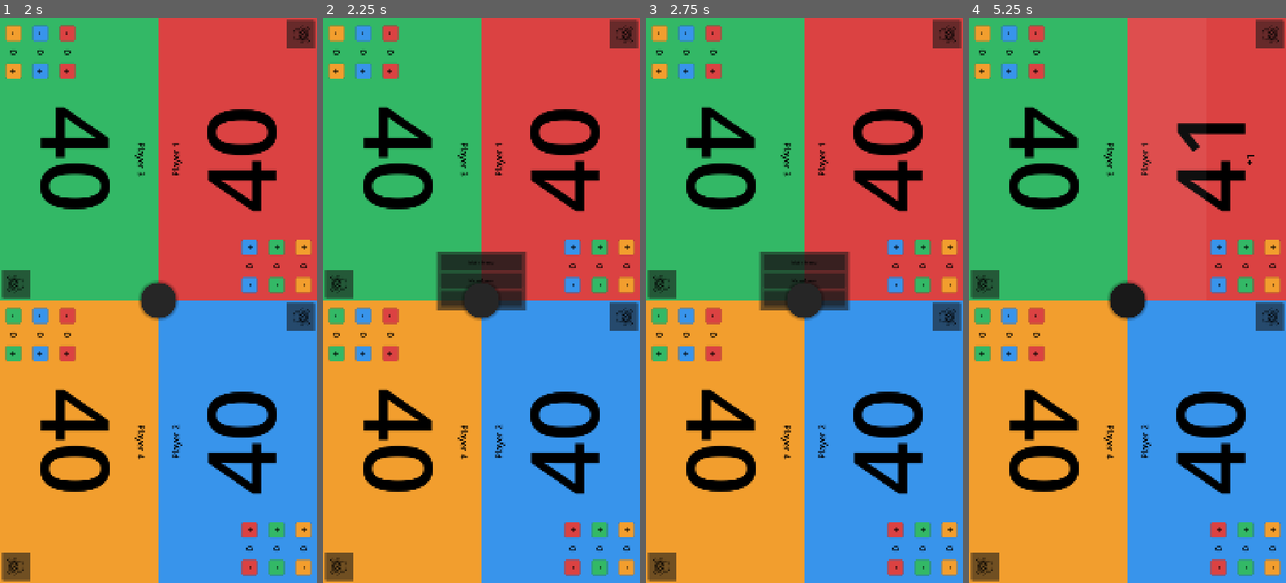
Above: before the commit, frames 1-4 (left to right).
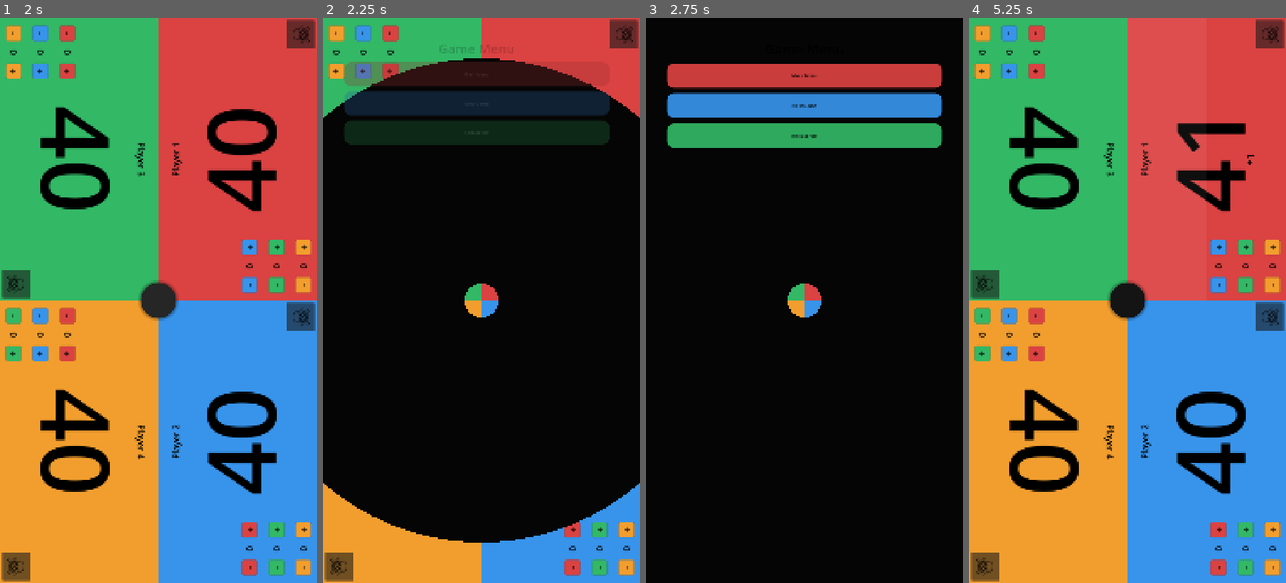
Above: after the commit, the same moments.

Repository: Ripley-426/commander-tracker
Game: Godot game, scene res://scenes/features/main_menu/main_menu.tscn
Same seed, same stepped clock (60 frames per second), same inputs: the game is played once before the commit and once after it.
Inputs (mouse positions are in pixels of both pictures, inside the frame that each line leads up to):
- Up to frame 1 (2 s): click "New Game" at 0.5 s; click "Start Game" at 1.25 s
- Up to frame 2 (2.25 s): click (481, 300) at 2 s
- Up to frame 3 (2.75 s): no input
- Up to frame 4 (5.25 s): click "Main Menu" at 2.75 s; click "New Game" at 3.5 s; click "Start Game" at 4.25 s; click (1168, 159) at 5.02 s

Frame 1 is identical in both runs. In frame 2, 74% of the frame differs, in the area x 0-100%, y 4-93%; in frame 3, 92%, in the area x 0-100%, y 0-100%; in frame 4, less than 0.1%.

Commit message:
Refactor tracker menu with reversible circular reveal

Diff:
--- a/scenes/features/life_tracker/components/menu/tracker_menu_overlay.tscn
+++ b/scenes/features/life_tracker/components/menu/tracker_menu_overlay.tscn
@@ -1,6 +1,7 @@
-[gd_scene load_steps=2 format=3]
+[gd_scene load_steps=3 format=3]
 
 [ext_resource type="Script" path="res://scripts/features/life_tracker/components/menu/tracker_menu_overlay.gd" id="1_overlay"]
+[ext_resource type="Script" path="res://scripts/features/life_tracker/components/menu/circular_reveal_layer.gd" id="2_reveal"]
 
 [node name="TrackerMenuOverlay" type="Control"]
 layout_mode = 1
@@ -22,43 +23,78 @@
 mouse_filter = 2
 z_index = 20
 
-[node name="MenuPanel" type="PanelContainer" parent="."]
+[node name="RevealLayer" type="Control" parent="."]
 visible = false
+layout_mode = 1
+anchors_preset = 15
+anchor_right = 1.0
+anchor_bottom = 1.0
+grow_horizontal = 2
+grow_vertical = 2
+mouse_filter = 2
+z_index = 25
+script = ExtResource("2_reveal")
+
+[node name="MenuPanel" type="Control" parent="."]
+visible = false
+layout_mode = 1
+anchors_preset = 15
+anchor_right = 1.0
+anchor_bottom = 1.0
+grow_horizontal = 2
+grow_vertical = 2
+mouse_filter = 2
+modulate = Color(1, 1, 1, 0)
+z_index = 30
+
+[node name="MenuPanelMargin" type="MarginContainer" parent="MenuPanel"]
+layout_mode = 1
+anchors_preset = 15
+anchor_right = 1.0
+anchor_bottom = 1.0
+grow_horizontal = 2
+grow_vertical = 2
+mouse_filter = 2
+theme_override_constants/margin_left = 72
+theme_override_constants/margin_top = 72
+theme_override_constants/margin_right = 72
+theme_override_constants/margin_bottom = 72
+
+[node name="MenuActions" type="VBoxContainer" parent="MenuPanel/MenuPanelMargin"]
 layout_mode = 1
 anchors_preset = 8
 anchor_left = 0.5
 anchor_top = 0.5
 anchor_right = 0.5
 anchor_bottom = 0.5
-offset_left = -152.0
-offset_top = -168.0
-offset_right = 152.0
-offset_bottom = 36.0
-z_index = 30
+offset_left = -240.0
+offset_top = -244.0
+offset_right = 240.0
+offset_bottom = 244.0
+grow_horizontal = 2
+grow_vertical = 2
+mouse_filter = 2
+theme_override_constants/separation = 18
 
-[node name="MenuPanelMargin" type="MarginContainer" parent="MenuPanel"]
+[node name="MenuTitle" type="Label" parent="MenuPanel/MenuPanelMargin/MenuActions"]
+custom_minimum_size = Vector2(420, 56)
 layout_mode = 2
-theme_override_constants/margin_left = 12
-theme_override_constants/margin_top = 12
-theme_override_constants/margin_right = 12
-theme_override_constants/margin_bottom = 12
-
-[node name="MenuActions" type="VBoxContainer" parent="MenuPanel/MenuPanelMargin"]
-layout_mode = 2
-theme_override_constants/separation = 10
+theme_override_font_sizes/font_size = 46
+horizontal_alignment = 1
+text = "Game Menu"
 
 [node name="MainMenuActionButton" type="Button" parent="MenuPanel/MenuPanelMargin/MenuActions"]
-custom_minimum_size = Vector2(270, 52)
+custom_minimum_size = Vector2(420, 84)
 layout_mode = 2
 text = "Main Menu"
 
 [node name="NewGameActionButton" type="Button" parent="MenuPanel/MenuPanelMargin/MenuActions"]
-custom_minimum_size = Vector2(270, 52)
+custom_minimum_size = Vector2(420, 84)
 layout_mode = 2
 text = "New Game"
 
 [node name="RollStarterActionButton" type="Button" parent="MenuPanel/MenuPanelMargin/MenuActions"]
-custom_minimum_size = Vector2(270, 52)
+custom_minimum_size = Vector2(420, 84)
 layout_mode = 2
 text = "Roll Starter"
 
--- /dev/null
+++ b/scripts/features/life_tracker/components/menu/circular_reveal_layer.gd
@@ -0,0 +1,45 @@
+extends Control
+
+var reveal_progress: float = 0.0
+var reveal_center: Vector2 = Vector2.ZERO
+var reveal_color: Color = Color(0.02, 0.02, 0.02, 1.0)
+var hole_radius: float = 0.0
+
+func set_reveal(progress: float, center: Vector2, p_hole_radius: float = 0.0) -> void:
+	reveal_progress = clampf(progress, 0.0, 1.0)
+	reveal_center = center
+	hole_radius = max(p_hole_radius, 0.0)
+	queue_redraw()
+
+func _draw() -> void:
+	if reveal_progress <= 0.0:
+		return
+	var max_radius: float = _get_cover_radius(reveal_center)
+	var radius: float = max_radius * reveal_progress
+	_draw_ring(reveal_center, radius, hole_radius, reveal_color)
+
+func _get_cover_radius(center: Vector2) -> float:
+	var corners: Array[Vector2] = [
+		Vector2(0.0, 0.0),
+		Vector2(size.x, 0.0),
+		Vector2(0.0, size.y),
+		Vector2(size.x, size.y)
+	]
+	var max_distance: float = 0.0
+	for corner: Vector2 in corners:
+		max_distance = max(max_distance, center.distance_to(corner))
+	return max_distance
+
+func _draw_ring(center: Vector2, outer_radius: float, inner_radius: float, color: Color) -> void:
+	if outer_radius <= inner_radius:
+		return
+	var segment_count: int = 80
+	for i: int in range(segment_count):
+		var angle_a: float = TAU * (float(i) / float(segment_count))
+		var angle_b: float = TAU * (float(i + 1) / float(segment_count))
+		var outer_a: Vector2 = center + Vector2(cos(angle_a), sin(angle_a)) * outer_radius
+		var outer_b: Vector2 = center + Vector2(cos(angle_b), sin(angle_b)) * outer_radius
+		var inner_a: Vector2 = center + Vector2(cos(angle_a), sin(angle_a)) * inner_radius
+		var inner_b: Vector2 = center + Vector2(cos(angle_b), sin(angle_b)) * inner_radius
+		draw_colored_polygon(PackedVector2Array([inner_a, outer_a, outer_b]), color)
+		draw_colored_polygon(PackedVector2Array([inner_a, outer_b, inner_b]), color)
--- a/scripts/features/life_tracker/components/menu/tracker_menu_overlay.gd
+++ b/scripts/features/life_tracker/components/menu/tracker_menu_overlay.gd
@@ -5,14 +5,33 @@
 signal starter_roll_requested()
 signal menu_opened_changed(is_open: bool)
 
+enum MenuState {
+	CLOSED,
+	OPENING,
+	OPEN,
+	CLOSING
+}
+
+const TRANSITION_DURATION_SEC: float = 0.5
+
 @onready var input_blocker: Control = $InputBlocker
+@onready var reveal_layer: Control = $RevealLayer
 @onready var menu_panel: Control = $MenuPanel
+@onready var menu_actions: VBoxContainer = $MenuPanel/MenuPanelMargin/MenuActions
+@onready var menu_title: Label = $MenuPanel/MenuPanelMargin/MenuActions/MenuTitle
 @onready var menu_button: Button = $MenuButton
 @onready var main_menu_action_button: Button = $MenuPanel/MenuPanelMargin/MenuActions/MainMenuActionButton
 @onready var new_game_action_button: Button = $MenuPanel/MenuPanelMargin/MenuActions/NewGameActionButton
 @onready var roll_starter_action_button: Button = $MenuPanel/MenuPanelMargin/MenuActions/RollStarterActionButton
 
 var is_menu_open: bool = false
+var state: MenuState = MenuState.CLOSED
+var transition_progress: float = 0.0
+var transition_target: float = 0.0
+var menu_button_black_style: StyleBoxFlat = StyleBoxFlat.new()
+var menu_button_black_hover_style: StyleBoxFlat = StyleBoxFlat.new()
+var menu_button_black_pressed_style: StyleBoxFlat = StyleBoxFlat.new()
+var menu_button_clear_style: StyleBoxFlat = StyleBoxFlat.new()
 
 func _ready() -> void:
 	menu_button.pressed.connect(_on_menu_toggle_pressed)
@@ -20,54 +39,215 @@
 	new_game_action_button.pressed.connect(_on_new_game_action_pressed)
 	roll_starter_action_button.pressed.connect(_on_roll_starter_action_pressed)
 	_apply_menu_button_style()
-	set_menu_open(false)
+	_apply_menu_action_styles()
+	set_process(false)
+	set_menu_open(false)
+
+func _process(delta: float) -> void:
+	if is_equal_approx(transition_progress, transition_target):
+		_finish_transition()
+		return
+
+	var direction: float = 1.0 if transition_target > transition_progress else -1.0
+	transition_progress += direction * (delta / TRANSITION_DURATION_SEC)
+	if direction > 0.0:
+		transition_progress = min(transition_progress, transition_target)
+	else:
+		transition_progress = max(transition_progress, transition_target)
+	_apply_transition_visuals()
+
+	if is_equal_approx(transition_progress, transition_target):
+		_finish_transition()
 
 func set_menu_open(open: bool) -> void:
-	if is_menu_open == open:
-		return
-	is_menu_open = open
-	menu_panel.visible = open
-	input_blocker.mouse_filter = Control.MOUSE_FILTER_STOP if open else Control.MOUSE_FILTER_IGNORE
-	menu_opened_changed.emit(is_menu_open)
+	transition_target = 1.0 if open else 0.0
+	transition_progress = transition_target
+	_apply_transition_visuals()
+	if open:
+		_finalize_open()
+	else:
+		_finalize_closed()
 
 func close_menu() -> void:
 	set_menu_open(false)
 
+func set_menu_colors(colors: Array[Color]) -> void:
+	# Intentionally unused; center button is transparent and reveals real board colors.
+	if colors.size() >= 0:
+		pass
+
 func _on_menu_toggle_pressed() -> void:
-	set_menu_open(not is_menu_open)
+	if state == MenuState.OPEN or state == MenuState.OPENING:
+		_start_transition_to(false)
+		return
+	_start_transition_to(true)
 
 func _on_main_menu_action_pressed() -> void:
+	if _is_transitioning():
+		return
 	set_menu_open(false)
 	main_menu_requested.emit()
 
 func _on_new_game_action_pressed() -> void:
+	if _is_transitioning():
+		return
 	set_menu_open(false)
 	new_game_requested.emit()
 
 func _on_roll_starter_action_pressed() -> void:
+	if _is_transitioning():
+		return
 	set_menu_open(false)
 	starter_roll_requested.emit()
+
+func _start_transition_to(open: bool) -> void:
+	transition_target = 1.0 if open else 0.0
+	state = MenuState.OPENING if open else MenuState.CLOSING
+	menu_panel.visible = true
+	reveal_layer.visible = true
+	_set_menu_button_transparent(true)
+	input_blocker.mouse_filter = Control.MOUSE_FILTER_STOP
+	_set_menu_actions_enabled(false)
+	set_process(true)
+	_apply_transition_visuals()
+
+func _finish_transition() -> void:
+	if transition_target >= 1.0:
+		_finalize_open()
+		return
+	_finalize_closed()
+
+func _finalize_open() -> void:
+	set_process(false)
+	state = MenuState.OPEN
+	is_menu_open = true
+	menu_panel.visible = true
+	reveal_layer.visible = true
+	_set_menu_button_transparent(true)
+	input_blocker.mouse_filter = Control.MOUSE_FILTER_STOP
+	_set_menu_actions_enabled(true)
+	menu_opened_changed.emit(true)
+
+func _finalize_closed() -> void:
+	set_process(false)
+	state = MenuState.CLOSED
+	is_menu_open = false
+	menu_panel.visible = false
+	reveal_layer.visible = false
+	_set_menu_button_transparent(false)
+	input_blocker.mouse_filter = Control.MOUSE_FILTER_IGNORE
+	_set_menu_actions_enabled(false)
+	menu_opened_changed.emit(false)
+
+func _apply_transition_visuals() -> void:
+	var visual_progress: float = _get_visual_progress()
+	var center: Vector2 = _get_menu_button_center()
+	var hole_radius: float = (min(menu_button.size.x, menu_button.size.y) * 0.5) - 2.0
+	reveal_layer.call("set_reveal", visual_progress, center, hole_radius)
+
+	var content_alpha: float = ease(clampf((visual_progress - 0.58) / 0.42, 0.0, 1.0), 0.6)
+	menu_panel.modulate.a = content_alpha
+	menu_actions.modulate.a = content_alpha
+	menu_title.modulate.a = content_alpha
+	var content_scale: float = lerpf(0.92, 1.0, content_alpha)
+	menu_actions.scale = Vector2(content_scale, content_scale)
+
+func _get_visual_progress() -> float:
+	if state == MenuState.OPENING:
+		return _ease_out_cubic(transition_progress)
+	if state == MenuState.CLOSING:
+		var closed_progress: float = 1.0 - transition_progress
+		return 1.0 - _ease_in_cubic(closed_progress)
+	return transition_progress
+
+func _ease_out_cubic(value: float) -> float:
+	var t: float = clampf(value, 0.0, 1.0)
+	return 1.0 - pow(1.0 - t, 3.0)
+
+func _ease_in_cubic(value: float) -> float:
+	var t: float = clampf(value, 0.0, 1.0)
+	return pow(t, 3.0)
+
+func _is_transitioning() -> bool:
+	return state == MenuState.OPENING or state == MenuState.CLOSING
+
+func _get_menu_button_center() -> Vector2:
+	return menu_button.global_position + (menu_button.size * 0.5)
+
+func _set_menu_actions_enabled(enabled: bool) -> void:
+	main_menu_action_button.disabled = not enabled
+	new_game_action_button.disabled = not enabled
+	roll_starter_action_button.disabled = not enabled
 
 func _apply_menu_button_style() -> void:
 	var corner_radius: int = int(round(menu_button.size.y * 0.5))
+	menu_button_black_style.bg_color = Color(0.08, 0.08, 0.08, 1.0)
+	menu_button_black_style.corner_radius_top_left = corner_radius
+	menu_button_black_style.corner_radius_top_right = corner_radius
+	menu_button_black_style.corner_radius_bottom_left = corner_radius
+	menu_button_black_style.corner_radius_bottom_right = corner_radius
+	menu_button_black_style.shadow_color = Color(0.0, 0.0, 0.0, 0.35)
+	menu_button_black_style.shadow_size = max(6, int(round(menu_button.size.y * 0.1)))
+
+	menu_button_black_hover_style = menu_button_black_style.duplicate() as StyleBoxFlat
+	menu_button_black_hover_style.bg_color = Color(0.15, 0.15, 0.15, 1.0)
+
+	menu_button_black_pressed_style = menu_button_black_style.duplicate() as StyleBoxFlat
+	menu_button_black_pressed_style.bg_color = Color(0.05, 0.05, 0.05, 1.0)
+	menu_button_black_pressed_style.shadow_size = 2
+
+	menu_button_clear_style.bg_color = Color(0.0, 0.0, 0.0, 0.0)
+	menu_button_clear_style.corner_radius_top_left = corner_radius
+	menu_button_clear_style.corner_radius_top_right = corner_radius
+	menu_button_clear_style.corner_radius_bottom_left = corner_radius
+	menu_button_clear_style.corner_radius_bottom_right = corner_radius
+	menu_button_clear_style.shadow_color = Color(0.0, 0.0, 0.0, 0.0)
+	menu_button_clear_style.shadow_size = 0
+
+	_set_menu_button_transparent(false)
+
+func _set_menu_button_transparent(transparent: bool) -> void:
+	if transparent:
+		menu_button.add_theme_stylebox_override("normal", menu_button_clear_style)
+		menu_button.add_theme_stylebox_override("hover", menu_button_clear_style.duplicate() as StyleBoxFlat)
+		menu_button.add_theme_stylebox_override("pressed", menu_button_clear_style.duplicate() as StyleBoxFlat)
+		menu_button.add_theme_stylebox_override("disabled", menu_button_clear_style.duplicate() as StyleBoxFlat)
+		menu_button.add_theme_stylebox_override("focus", menu_button_clear_style.duplicate() as StyleBoxFlat)
+		return
+	menu_button.add_theme_stylebox_override("normal", menu_button_black_style)
+	menu_button.add_theme_stylebox_override("hover", menu_button_black_hover_style)
+	menu_button.add_theme_stylebox_override("pressed", menu_button_black_pressed_style)
+	menu_button.add_theme_stylebox_override("disabled", menu_button_black_style.duplicate() as StyleBoxFlat)
+	menu_button.add_theme_stylebox_override("focus", menu_button_black_hover_style.duplicate() as StyleBoxFlat)
+
+func _apply_menu_action_styles() -> void:
+	_apply_action_button_style(main_menu_action_button, Color(0.86, 0.26, 0.26, 0.92))
+	_apply_action_button_style(new_game_action_button, Color(0.22, 0.58, 0.92, 0.92))
+	_apply_action_button_style(roll_starter_action_button, Color(0.20, 0.72, 0.40, 0.92))
+
+func _apply_action_button_style(button: Button, base_color: Color) -> void:
 	var normal_style: StyleBoxFlat = StyleBoxFlat.new()
-	normal_style.bg_color = Color(0.10, 0.10, 0.10, 1.0)
-	normal_style.corner_radius_top_left = corner_radius
-	normal_style.corner_radius_top_right = corner_radius
-	normal_style.corner_radius_bottom_left = corner_radius
-	normal_style.corner_radius_bottom_right = corner_radius
-	normal_style.shadow_color = Color(0.0, 0.0, 0.0, 0.35)
-	normal_style.shadow_size = max(6, int(round(menu_button.size.y * 0.1)))
+	normal_style.bg_color = base_color
+	normal_style.corner_radius_top_left = 24
+	normal_style.corner_radius_top_right = 24
+	normal_style.corner_radius_bottom_left = 24
+	normal_style.corner_radius_bottom_right = 24
+	normal_style.shadow_color = Color(0.0, 0.0, 0.0, 0.28)
+	normal_style.shadow_size = 8
 
 	var hover_style: StyleBoxFlat = normal_style.duplicate() as StyleBoxFlat
-	hover_style.bg_color = Color(0.15, 0.15, 0.15, 1.0)
+	hover_style.bg_color = base_color.lightened(0.08)
 
 	var pressed_style: StyleBoxFlat = normal_style.duplicate() as StyleBoxFlat
-	pressed_style.bg_color = Color(0.07, 0.07, 0.07, 1.0)
-	pressed_style.shadow_size = 2
-
-	menu_button.add_theme_stylebox_override("normal", normal_style)
-	menu_button.add_theme_stylebox_override("hover", hover_style)
-	menu_button.add_theme_stylebox_override("pressed", pressed_style)
-	menu_button.add_theme_stylebox_override("disabled", normal_style.duplicate() as StyleBoxFlat)
-	menu_button.add_theme_stylebox_override("focus", hover_style.duplicate() as StyleBoxFlat)
+	pressed_style.bg_color = base_color.darkened(0.14)
+	pressed_style.shadow_size = 3
+
+	var disabled_style: StyleBoxFlat = normal_style.duplicate() as StyleBoxFlat
+	disabled_style.bg_color = base_color.darkened(0.32)
+	disabled_style.shadow_size = 0
+
+	button.add_theme_stylebox_override("normal", normal_style)
+	button.add_theme_stylebox_override("hover", hover_style)
+	button.add_theme_stylebox_override("pressed", pressed_style)
+	button.add_theme_stylebox_override("disabled", disabled_style)
+	button.add_theme_stylebox_override("focus", hover_style.duplicate() as StyleBoxFlat)
--- a/scripts/features/life_tracker/life_tracker_screen.gd
+++ b/scripts/features/life_tracker/life_tracker_screen.gd
@@ -60,6 +60,7 @@
 func _render_state() -> void:
 	_sync_dead_players_from_commander_damage()
 	_clear_children(board_container)
+	tracker_menu_overlay.call("set_menu_colors", _build_menu_button_colors())
 
 	var players: Array = game_state.get("players", [])
 	var settings_value: Variant = game_state.get("settings", {})
@@ -332,6 +333,15 @@
 		})
 	return roll_players
 
+func _build_menu_button_colors() -> Array[Color]:
+	var players_value: Variant = game_state.get("players", [])
+	var players: Array = players_value if typeof(players_value) == TYPE_ARRAY else []
+	var color_count: int = mini(max(players.size(), 1), PLAYER_COLORS.size())
+	var colors: Array[Color] = []
+	for i: int in range(color_count):
+		colors.append(PLAYER_COLORS[i % PLAYER_COLORS.size()])
+	return colors
+
 func _read_starting_player_index(state: Dictionary) -> int:
 	var value: Variant = state.get(STARTING_PLAYER_INDEX_KEY, -1)
 	return int(value)
--- a/tests/unit/features/life_tracker/components/menu/test_tracker_menu_overlay.gd
+++ b/tests/unit/features/life_tracker/components/menu/test_tracker_menu_overlay.gd
@@ -59,6 +59,7 @@
 	var menu_panel: Control = overlay.get_node("MenuPanel")
 	menu_button.pressed.emit()
 	menu_button.pressed.emit()
+	await get_tree().create_timer(0.6).timeout
 	assert_false(menu_panel.visible)
 
 func test_toggle_button_sets_input_blocker_to_ignore_when_closed() -> void:
@@ -67,24 +68,23 @@
 	var blocker: Control = overlay.get_node("InputBlocker")
 	menu_button.pressed.emit()
 	menu_button.pressed.emit()
+	await get_tree().create_timer(0.6).timeout
 	assert_eq(blocker.mouse_filter, Control.MOUSE_FILTER_IGNORE)
 
 func test_main_menu_action_emits_main_menu_signal() -> void:
 	var overlay: Control = _create_overlay()
 	overlay.connect("main_menu_requested", Callable(self, "_on_main_menu_requested"))
 
-	var menu_button: Button = overlay.get_node("MenuButton")
 	var main_menu_action_button: Button = overlay.get_node("MenuPanel/MenuPanelMargin/MenuActions/MainMenuActionButton")
-	menu_button.pressed.emit()
+	overlay.call("set_menu_open", true)
 	main_menu_action_button.pressed.emit()
 	assert_eq(main_menu_requests, 1)
 
 func test_main_menu_action_closes_menu() -> void:
 	var overlay: Control = _create_overlay()
-	var menu_button: Button = overlay.get_node("MenuButton")
 	var menu_panel: Control = overlay.get_node("MenuPanel")
 	var main_menu_action_button: Button = overlay.get_node("MenuPanel/MenuPanelMargin/MenuActions/MainMenuActionButton")
-	menu_button.pressed.emit()
+	overlay.call("set_menu_open", true)
 	main_menu_action_button.pressed.emit()
 	assert_false(menu_panel.visible)
 
@@ -92,18 +92,16 @@
 	var overlay: Control = _create_overlay()
 	overlay.connect("new_game_requested", Callable(self, "_on_new_game_requested"))
 
-	var menu_button: Button = overlay.get_node("MenuButton")
 	var new_game_action_button: Button = overlay.get_node("MenuPanel/MenuPanelMargin/MenuActions/NewGameActionButton")
-	menu_button.pressed.emit()
+	overlay.call("set_menu_open", true)
 	new_game_action_button.pressed.emit()
 	assert_eq(new_game_requests, 1)
 
 func test_new_game_action_closes_menu() -> void:
 	var overlay: Control = _create_overlay()
-	var menu_button: Button = overlay.get_node("MenuButton")
 	var menu_panel: Control = overlay.get_node("MenuPanel")
 	var new_game_action_button: Button = overlay.get_node("MenuPanel/MenuPanelMargin/MenuActions/NewGameActionButton")
-	menu_button.pressed.emit()
+	overlay.call("set_menu_open", true)
 	new_game_action_button.pressed.emit()
 	assert_false(menu_panel.visible)
 
@@ -111,17 +109,34 @@
 	var overlay: Control = _create_overlay()
 	overlay.connect("starter_roll_requested", Callable(self, "_on_starter_roll_requested"))
 
-	var menu_button: Button = overlay.get_node("MenuButton")
 	var roll_starter_action_button: Button = overlay.get_node("MenuPanel/MenuPanelMargin/MenuActions/RollStarterActionButton")
-	menu_button.pressed.emit()
+	overlay.call("set_menu_open", true)
 	roll_starter_action_button.pressed.emit()
 	assert_eq(starter_roll_requests, 1)
 
 func test_roll_starter_action_closes_menu() -> void:
 	var overlay: Control = _create_overlay()
+	var menu_panel: Control = overlay.get_node("MenuPanel")
+	var roll_starter_action_button: Button = overlay.get_node("MenuPanel/MenuPanelMargin/MenuActions/RollStarterActionButton")
+	overlay.call("set_menu_open", true)
+	roll_starter_action_button.pressed.emit()
+	assert_false(menu_panel.visible)
+
+func test_action_buttons_are_disabled_during_transition() -> void:
+	var overlay: Control = _create_overlay()
+	overlay.connect("main_menu_requested", Callable(self, "_on_main_menu_requested"))
+	var menu_button: Button = overlay.get_node("MenuButton")
+	var main_menu_action_button: Button = overlay.get_node("MenuPanel/MenuPanelMargin/MenuActions/MainMenuActionButton")
+	menu_button.pressed.emit()
+	main_menu_action_button.pressed.emit()
+	assert_eq(main_menu_requests, 0)
+
+func test_second_tap_reverses_opening_transition() -> void:
+	var overlay: Control = _create_overlay()
 	var menu_button: Button = overlay.get_node("MenuButton")
 	var menu_panel: Control = overlay.get_node("MenuPanel")
-	var roll_starter_action_button: Button = overlay.get_node("MenuPanel/MenuPanelMargin/MenuActions/RollStarterActionButton")
 	menu_button.pressed.emit()
-	roll_starter_action_button.pressed.emit()
+	await get_tree().create_timer(0.2).timeout
+	menu_button.pressed.emit()
+	await get_tree().create_timer(0.6).timeout
 	assert_false(menu_panel.visible)
--- a/tests/unit/features/life_tracker/test_life_tracker.gd
+++ b/tests/unit/features/life_tracker/test_life_tracker.gd
@@ -60,9 +60,9 @@
 	return commander_list.get_child_count()
 
 func _open_starter_roll_from_menu(tracker: Control) -> void:
-	var menu_button: Button = tracker.get_node("TrackerMenuOverlay/MenuButton")
+	var menu_overlay: Control = tracker.get_node("TrackerMenuOverlay")
 	var roll_starter_action_button: Button = tracker.get_node("TrackerMenuOverlay/MenuPanel/MenuPanelMargin/MenuActions/RollStarterActionButton")
-	menu_button.pressed.emit()
+	menu_overlay.call("set_menu_open", true)
 	roll_starter_action_button.pressed.emit()
 
 func test_ready_renders_expected_panel_count() -> void:
@@ -570,6 +570,7 @@
 	var menu_button: Button = tracker.get_node("TrackerMenuOverlay/MenuButton")
 	menu_button.pressed.emit()
 	menu_button.pressed.emit()
+	await get_tree().create_timer(0.6).timeout
 	assert_false(menu_panel.visible)
 
 func test_menu_button_sets_input_blocker_to_ignore_when_closed() -> void:
@@ -579,6 +580,7 @@
 	var menu_button: Button = tracker.get_node("TrackerMenuOverlay/MenuButton")
 	menu_button.pressed.emit()
 	menu_button.pressed.emit()
+	await get_tree().create_timer(0.6).timeout
 	assert_eq(input_blocker.mouse_filter, Control.MOUSE_FILTER_IGNORE)
 
 func test_roll_starter_action_opens_starter_roll_overlay() -> void:
Not shown, added: scripts/features/life_tracker/components/menu/circular_reveal_layer.gd.uid
